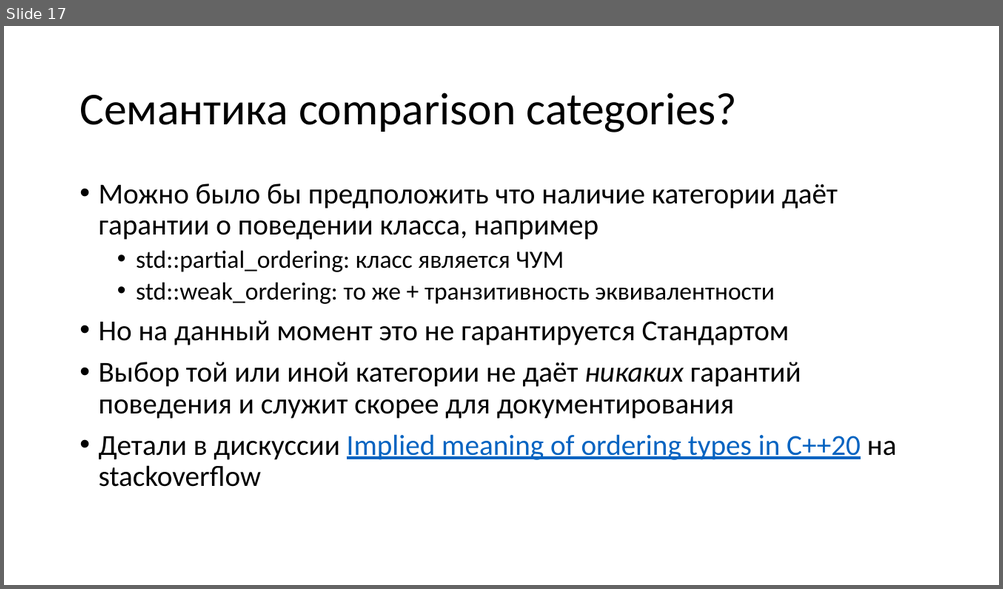
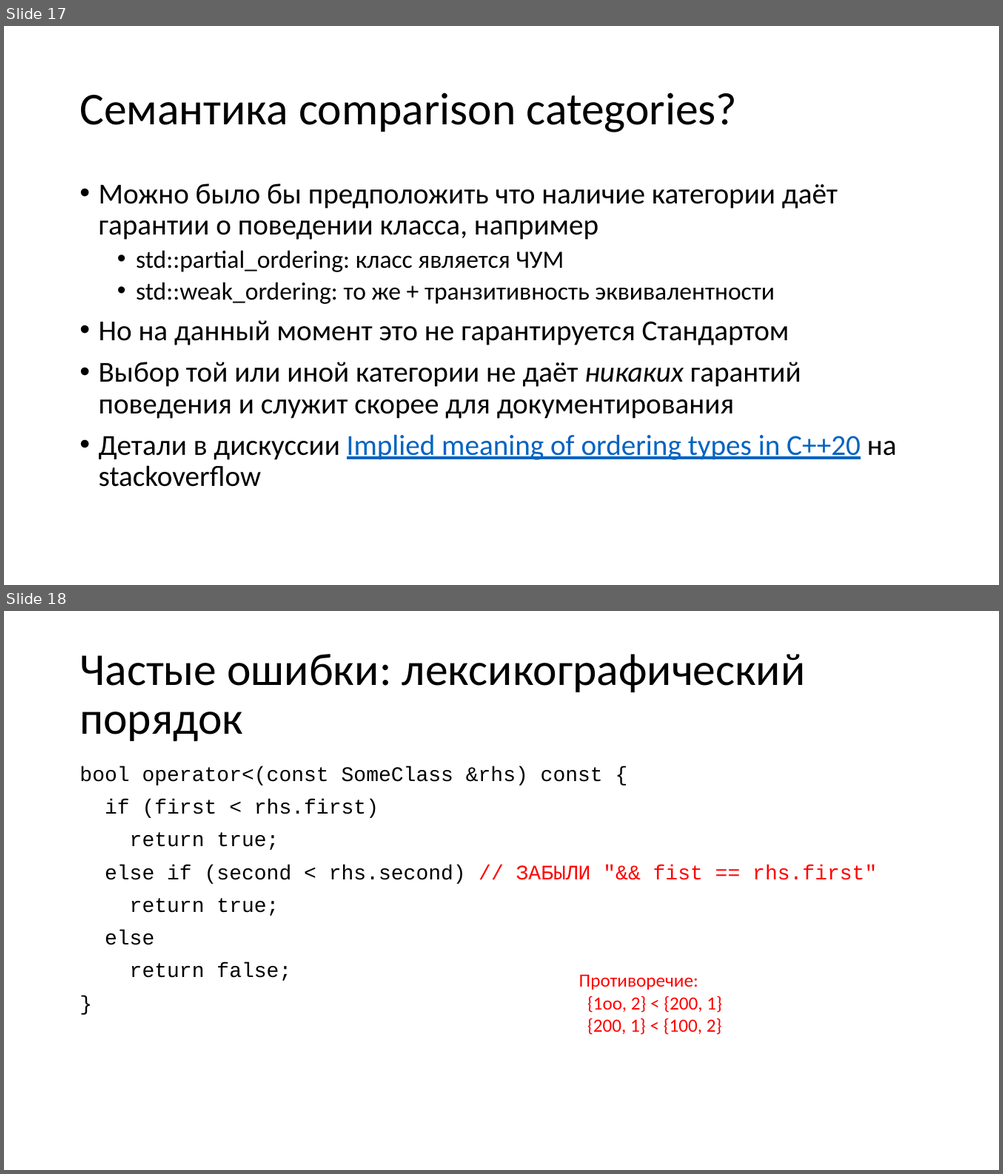
Before and after one commit to yugr/CppRussia, a slide deck: 2023/RU.pptx. Shown one above the other, each under a label of ours: slide 17 before the commit, slides 17 and 18 after it. The pictures are 1003x589 and 1003x1174 pixels, drawn with LibreOffice and Linux fonts; fonts in the diff are those of the drawing. Boxes give left, top, right and bottom in pixels: in the first picture for what was removed or moved away, otherwise in the second. Text is boxed around its words. In the diff, an @@ line names an element or a change of style, - is before the commit and + after.

```diff
--- a/2023/RU.pptx
+++ b/2023/RU.pptx
@@ slide 18 added at [4, 611, 999, 1170], background #FFFFFF @@
@@ title added at [79, 654, 805, 741], 44 pt, text #000000 @@
+Частые ошибки: лексикографический порядок
@@ text added at [79, 766, 876, 981], 20 pt, text #000000 @@
+bool operator<(const SomeClass &rhs) const {
+if (first < rhs.first)
+return true;
+else if (second < rhs.second) // ЗАБЫЛИ "&& fist == rhs.first"
+return true;
+else
+return false;
+}
@@ text added at [579, 974, 722, 1035], 18 pt, text #FF0000 @@
+Противоречие:
+{1oo, 2} < {200, 1}
+{200, 1} < {100, 2}
```
Also in this commit, not shown: 15 other slides added.
